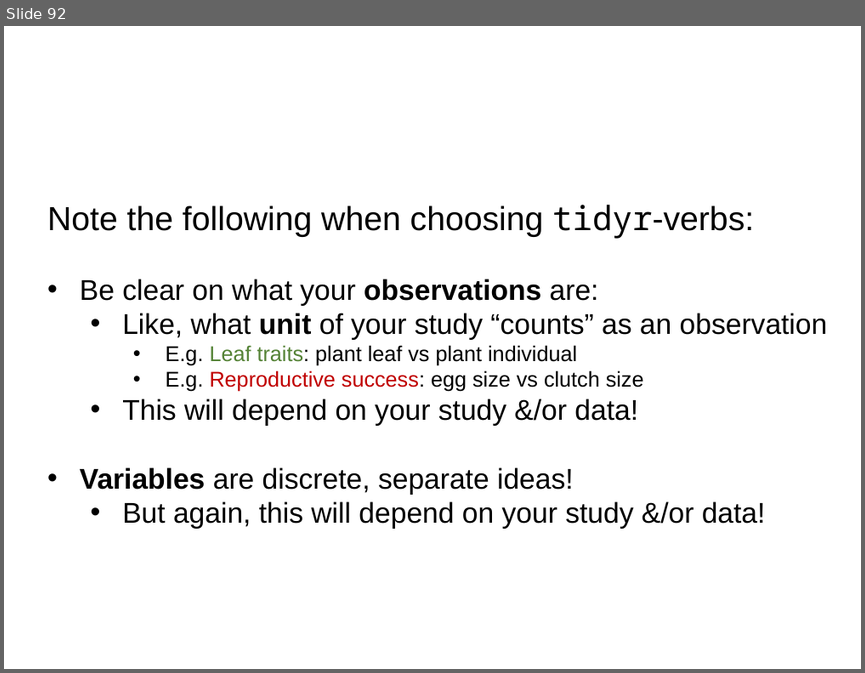
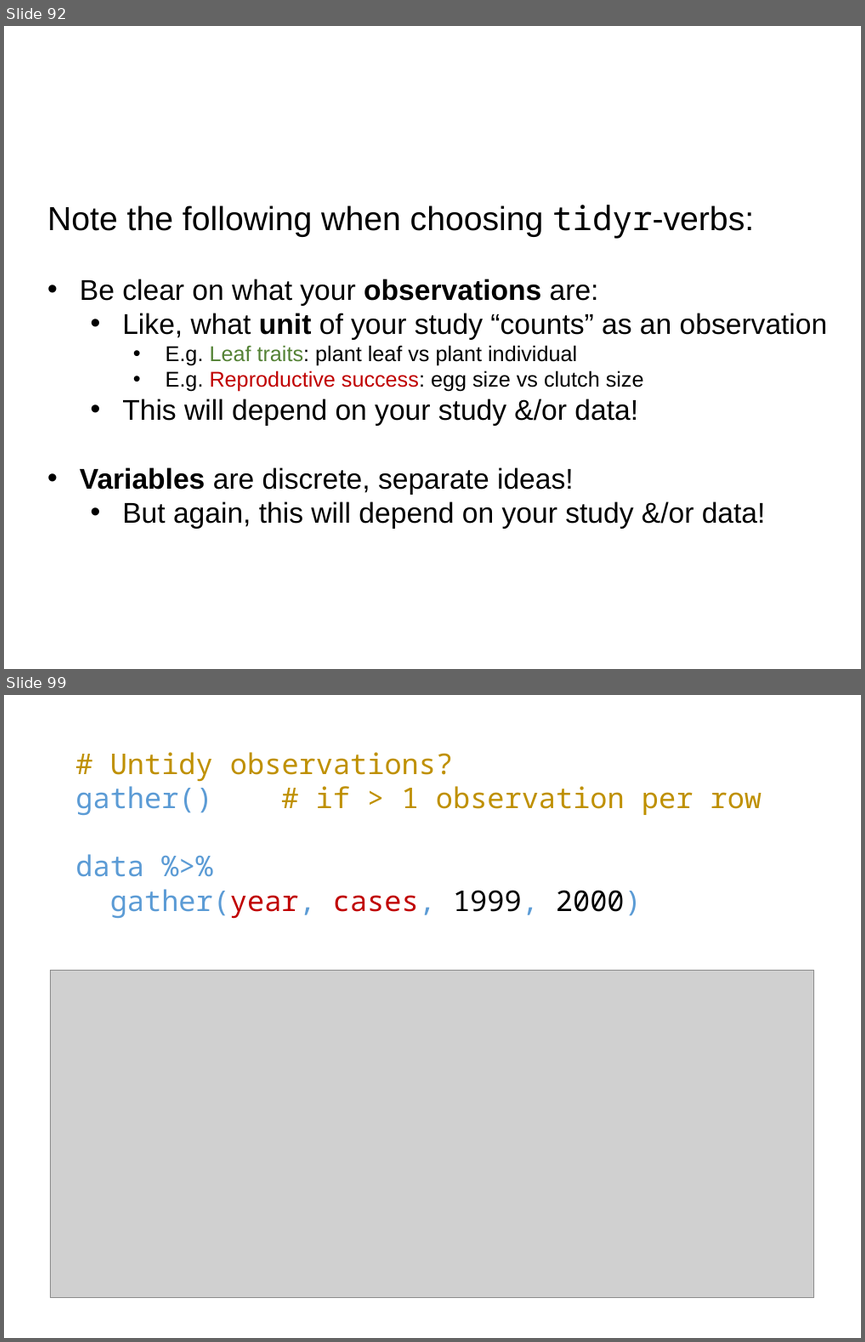
Before and after one commit to rvanmazijk/BioSci-tidyverse-workshop, a slide deck: slides-and-notes/day-1-slides.pptx. Shown one above the other, each under a label of ours: slide 92 before the commit, slides 92 and 99 after it; the slides between them are not shown. The pictures are 865x673 and 865x1342 pixels, drawn with LibreOffice and Linux fonts; fonts in the diff are those of the drawing; grey boxes stand for pictures. Boxes give left, top, right and bottom in pixels: in the first picture for what was removed or moved away, otherwise in the second. Text is boxed around its words. In the diff, an @@ line names an element or a change of style, - is before the commit and + after.

```diff
--- a/slides-and-notes/day-1-slides.pptx
+++ b/slides-and-notes/day-1-slides.pptx
@@ slide 99 added at (x1=4, y1=695, x2=861, y2=1338), background #FFFFFF @@
@@ text added at (x1=75, y1=752, x2=762, y2=919), 24 pt, text #BF9000 @@
+# Untidy observations?
+gather() # if > 1 observation per row
+data %>%
+gather(year, cases, 1999, 2000)
@@ picture added at (x1=51, y1=970, x2=815, y2=1298) @@
```
Also in this commit, not shown: 21 other slides added, 1 other file.
